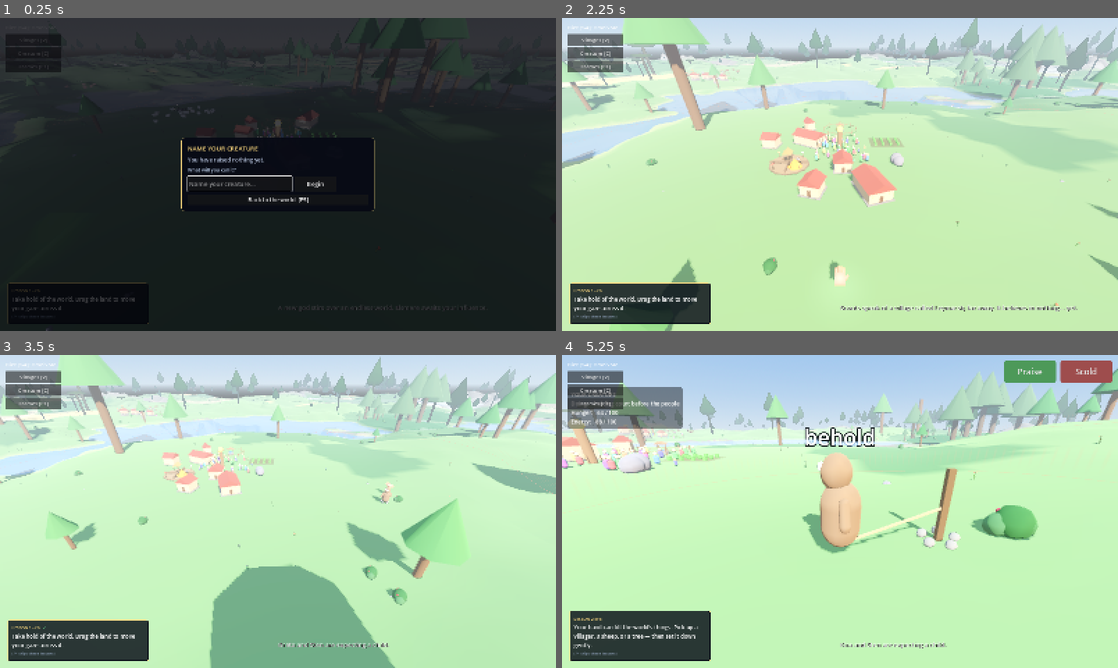
Above: before the commit, frames 1-4 (two rows, left to right).
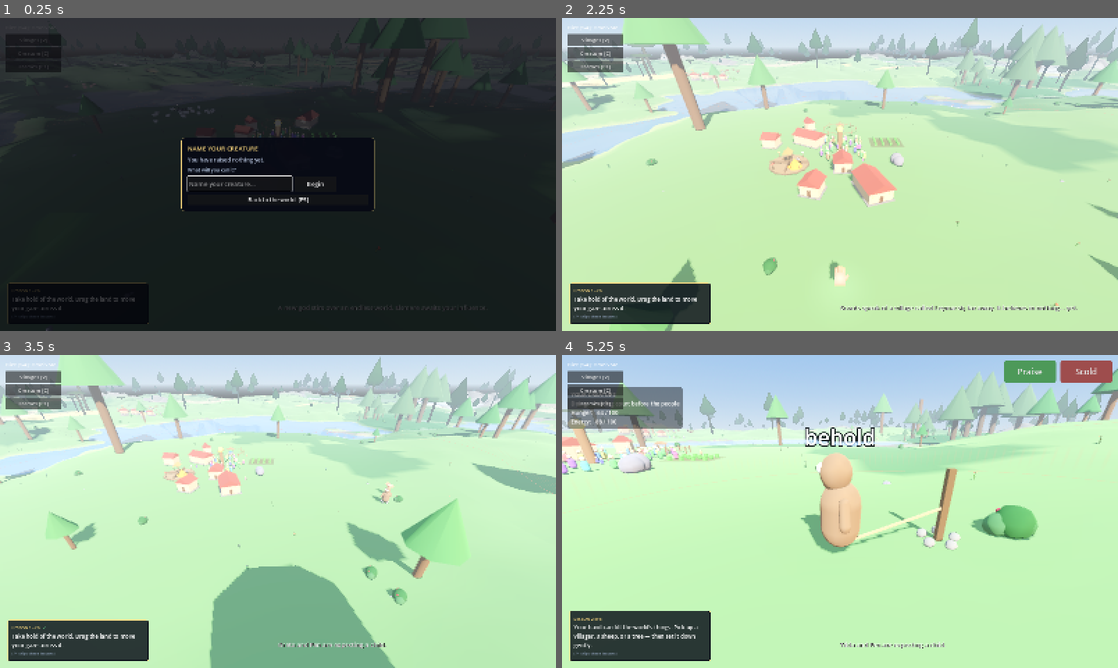
Above: after the commit, the same moments.

Repository: tjloman/tjloman
Game: Godot game, scene res://scenes/main.tscn
The game is run twice, just before and just after one commit, with the same random seed, the same clock (stepped at 60 frames per second) and the same inputs.
Inputs (mouse positions are in pixels of both pictures, inside the frame that each line leads up to):
- Up to frame 1 (0.25 s): no input
- Up to frame 2 (2.25 s): click (801, 183) at 0.52 s; type "Alex" at 0.6 s; click "Begin" at 1.25 s; click "Begin" at 2 s
- Up to frame 3 (3.5 s): tap Enter at 2.75 s; move the mouse to (400, 495) at 2.77 s; hold Right from 2.78 s (still down); hold S (cam_back) from 2.78 s (still down); click (400, 495) at 2.92 s
- Up to frame 4 (5.25 s): release Right at 3.5 s; release S (cam_back) at 3.5 s; drag from (728, 527) to (812, 574) at 3.52 s; click "Creature [C]" at 4.25 s; move the mouse to (895, 442) at 5.02 s; hold Right from 5.03 s (still down); hold A (cam_left) from 5.03 s (still down)

The runs differ from the first frame. In frame 1, less than 0.1% of the frame differs, in the area x 45-55%, y 35-39%; in frame 2, 0.4%; in frame 3, 0.4%; in frame 4, 1.0%, in the area x 0-70%, y 24-94%.

Commit message:
Found far villages over frames; a thermostat that lets 30fps be fine
The last two-second hang came while dragging the camera across the land,
on the frame "Scouts speak of a village called Thornbury": a village
over the horizon raised thirty-odd founders and up to twenty-four houses
in one frame, about four hundred nodes.

A village WorldGen founds out past the walkable ground now raises four
founders a frame and then one house a frame, held disabled until it is
whole so nobody runs before the charter has dealt the town its work. The
player's home and caravan colonies (founding > 0) are still raised whole
before their first frame. Founding one house is its own function, shared
by both paths.

The thermostat went HOT at 33 ms and eased off only under 16.5 ms. A
desktop in a town of five hundred sits at 15 to 25 fps whatever the
graphics do (the bill is villagers thinking), so it dropped to LOW within
seconds and, never reaching 60 fps, stayed there all session. WARM is
now 33 ms, HOT 50 ms, easing off under 24 ms, and a step down waits 6 s.

tools/thermostat.py pitches its sessions against the lines instead of
fixed milliseconds, and adds a town at 25 fps (ends WARM, not HOT) and a
device that recovers to 48 fps (eased back to EASY in 31 s).
tools/build_spot.py checks the staged founding. Both break-tested.

Co-Authored-By: Claude Opus 5.5 <noreply@anthropic.com>
Claude-Session: https://claude.ai/code/session_01NqBKfyc5c6bViy6kUi2S7P

Diff:
--- a/scripts/quality.gd
+++ b/scripts/quality.gd
@@ -27,26 +27,28 @@
 
 const SAVE_PATH := "user://quality.cfg"
 
-## Sustained frame times, in seconds. WARM is about 45fps, HOT about 30, and it
-## must fall back well under WARM before easing off again so the game does not
-## oscillate between two looks every few seconds.
-const FRAME_WARM := 0.022
-const FRAME_HOT := 0.033
-## AND IT MUST BE GENUINELY FINE BEFORE IT EASES OFF AGAIN.
-##
-## This was 0.019 — three milliseconds under the WARM line. That is not
-## hysteresis, it is a hair, and any machine sitting anywhere near 45fps drifts
-## straight through it: four seconds over, announce; four seconds under,
-## announce; forever. On a desktop that was perfectly healthy the world spent
-## the whole session breathing out and working hard by turns.
-##
-## Sixteen and a half milliseconds is sixty frames a second. If it is easing
-## off, it is because the device is actually keeping up.
-const FRAME_COOL := 0.0165
+## Sustained frame times, in seconds. WARM is 30fps and HOT 20.
+##
+## THEY WERE 45 AND 30, and a town of five hundred on a desktop sat at 15 to 25
+## frames whatever the graphics did — the bill in a town is the villagers'
+## thinking, not the drawing — so the world dropped to LOW within seconds of
+## arriving and bought almost nothing by it: "it still popped into low mode
+## quite easily." A game that holds thirty is a game that is working. The heat
+## is for a device that is actually sinking.
+const FRAME_WARM := 0.033
+const FRAME_HOT := 0.05
+## AND IT MUST BE GENUINELY FINE BEFORE IT EASES OFF AGAIN — well clear of WARM,
+## so the world does not breathe out and in again every few seconds.
+##
+## IT WAS SIXTY FRAMES A SECOND, which a machine that holds thirty in a town
+## never reaches: once turned down it stayed down for the rest of the session,
+## however well it was doing. Forty-two is comfortably under the thirty it takes
+## to turn it down again, and within reach of the device it is judging.
+const FRAME_COOL := 0.024
 ## How long a condition must hold before anything changes. A chunk streaming in,
 ## a scene reload or a tornado is a HITCH, not a hot phone, and must never be
 ## mistaken for one.
-const HEAT_HOLD := 4.0
+const HEAT_HOLD := 6.0
 ## AND EASING OFF IS SLOWER THAN CLAMPING DOWN, on purpose. Protecting the frame
 ## should be quick; believing the trouble has passed should take real evidence.
 const COOL_HOLD := 14.0
--- a/scripts/world/village.gd
+++ b/scripts/world/village.gd
@@ -151,6 +151,9 @@
 	House.Size.LONGHOUSE, House.Size.HOUSE, House.Size.HUT, House.Size.HOUSE,
 ]
 const FOUNDING_MOST := 24
+## How many founders a town founded over the horizon raises a frame. See
+## `_found_in_stages`.
+const FOUNDERS_A_FRAME := 4
 
 ## THE GENERATIONS A TOWN IS FOUNDED WITH.
 ##
@@ -368,14 +371,30 @@
 	farms.append(farm)
 
 	_build_influence_ring()
+	GameState.alignment_changed.connect(_on_alignment_changed)
+	# A TOWN FOUNDED OVER THE HORIZON IS FOUNDED A FEW AT A TIME. Thirty-odd
+	# people and twenty-odd houses in one frame is four hundred nodes, and the
+	# frame a new cell was reached — dragging the camera across the land — froze
+	# for two seconds while a village nobody could see yet was raised. See
+	# `_found_in_stages`. The player's own town is founded whole, before the
+	# first frame, as it always was — and so is a colony (`founding` set), which
+	# is raised in front of the player and handed its wagon's stock and its faith
+	# the moment it stands.
+	#
 	# PEOPLE, THEN ROOFS. The builder lays out within the town's reach, and the
 	# reach is worked out from how many people there are — so founding the
 	# houses first meant laying out a town of fifty inside the ring of a hamlet.
-	# _build_starting_houses hands out the beds when it is done.
-	_spawn_villagers(_founding_count())
-	_update_influence()
-	_build_starting_houses()
-	GameState.alignment_changed.connect(_on_alignment_changed)
+	if is_player_home or founding > 0:
+		_spawn_villagers(_founding_count())
+		_update_influence()
+		_build_starting_houses()
+		_open_for_business()
+	else:
+		_found_in_stages()
+
+
+## The town's business, once it has its people and its roofs.
+func _open_for_business() -> void:
 	# AND EVERYBODY IS PUT TO WORK BEFORE THE FIRST FRAME RUNS.
 	#
 	# Founded without this, fifty people with no job all ask the board what the
@@ -389,6 +408,42 @@
 	# If a saved game remembers a town that stood here, this IS that town —
 	# take back its name, its faith, its stocks and its people.
 	SaveGame.recall(self)
+
+
+## THE SAME FOUNDING, SPREAD OVER FRAMES: FOUNDERS_A_FRAME people a frame, then
+## a house a frame. THE TOWN IS HELD STILL UNTIL IT IS DONE — every villager is
+## put to work by the charter before any of them runs (see `_open_for_business`),
+## and a half-founded town has no charter yet — so it is switched off, and
+## switched back on the frame it is whole. It is a hundred metres out, past the
+## edge of the ground you can walk; nobody sees it standing still.
+func _found_in_stages() -> void:
+	var was := process_mode
+	process_mode = Node.PROCESS_MODE_DISABLED
+	var count := _founding_count()
+	for i in count:
+		_spawn_founder(i, count)
+		if i % FOUNDERS_A_FRAME == FOUNDERS_A_FRAME - 1:
+			await get_tree().process_frame
+			if not is_inside_tree():
+				return
+	_assign_housing()
+	_update_influence()
+	var world := get_tree().get_first_node_in_group("world_gen") as WorldGen
+	var beds_wanted := int(float(_founding_count()) * FOUNDING_HOUSED)
+	var beds := 0
+	var raised := 0
+	while beds < beds_wanted and raised < FOUNDING_MOST:
+		var got := _raise_founding_house(world, raised)
+		if got < 0:
+			break
+		beds += got
+		raised += 1
+		await get_tree().process_frame     # a house a frame
+		if not is_inside_tree():
+			return
+	_assign_housing()
+	_open_for_business()
+	process_mode = was
 
 
 func _build_totem() -> void:
@@ -674,28 +729,36 @@
 	var beds := 0
 	var raised := 0
 	while beds < beds_wanted and raised < FOUNDING_MOST:
-		# THE SAME RULE THE TOWN WILL USE FOREVER AFTER. A village founded by one
-		# set of rules and extended by another is a village with a seam in it,
-		# and the founding rings had exactly that seam: they packed tight and
-		# neat, and then the first thing anybody built went forty metres out.
-		var size: int = FOUNDING_SIZES[raised % FOUNDING_SIZES.size()]
-		var spot := find_build_spot(world, ROOM_ROUND_A_HOUSE
-			+ float(House.SPECS[size]["width"]))
-		if spot == Vector3.INF:
+		var got := _raise_founding_house(world, raised)
+		if got < 0:
 			break          # the ground round here will not take another one
-		var house := House.new()
-		house.size = size as House.Size
-		house.village = self
-		house.age = randf_range(5.0, 20.0)
-		house.position = to_local(spot)
-		# Face the totem — computed off-tree, so no look_at here.
-		house.basis = Basis.looking_at(
-			-Vector3(house.position.x, 0, house.position.z), Vector3.UP)
-		add_child(house)
-		houses.append(house)
-		beds += int(House.SPECS[size]["capacity"])
+		beds += got
 		raised += 1
 	_assign_housing()
+
+
+## ONE FOUNDING HOUSE: the beds it adds, or -1 when there is nowhere left.
+## THE SAME RULE THE TOWN WILL USE FOREVER AFTER. A village founded by one set of
+## rules and extended by another is a village with a seam in it, and the
+## founding rings had exactly that seam: they packed tight and neat, and then
+## the first thing anybody built went forty metres out.
+func _raise_founding_house(world: WorldGen, raised: int) -> int:
+	var size: int = FOUNDING_SIZES[raised % FOUNDING_SIZES.size()]
+	var spot := find_build_spot(world, ROOM_ROUND_A_HOUSE
+		+ float(House.SPECS[size]["width"]))
+	if spot == Vector3.INF:
+		return -1
+	var house := House.new()
+	house.size = size as House.Size
+	house.village = self
+	house.age = randf_range(5.0, 20.0)
+	house.position = to_local(spot)
+	# Face the totem — computed off-tree, so no look_at here.
+	house.basis = Basis.looking_at(
+		-Vector3(house.position.x, 0, house.position.z), Vector3.UP)
+	add_child(house)
+	houses.append(house)
+	return int(House.SPECS[size]["capacity"])
 
 
 
@@ -788,16 +851,20 @@
 
 func _spawn_villagers(count: int) -> void:
 	for i in count:
-		var v := _make_villager(_founding_age(i, count))
-		# NOBODY DIES ON THE FIRST MORNING. A lifespan is rolled between sixty
-		# and eighty-five without reference to the age it is handed, so a
-		# seventy-year-old founder had a fair chance of being born already past
-		# their own end.
-		v.lifespan = maxf(v.lifespan, v.age + randf_range(5.0, 22.0))
-		var spot := _grounded(Vector3(randf_range(-5, 5), 0, randf_range(-5, 5)), 0.5)
-		v.position = spot + Vector3(0, 0.6, 0)
-		add_child(v)
+		_spawn_founder(i, count)
 	_assign_housing()
+
+
+func _spawn_founder(i: int, count: int) -> void:
+	var v := _make_villager(_founding_age(i, count))
+	# NOBODY DIES ON THE FIRST MORNING. A lifespan is rolled between sixty
+	# and eighty-five without reference to the age it is handed, so a
+	# seventy-year-old founder had a fair chance of being born already past
+	# their own end.
+	v.lifespan = maxf(v.lifespan, v.age + randf_range(5.0, 22.0))
+	var spot := _grounded(Vector3(randf_range(-5, 5), 0, randf_range(-5, 5)), 0.5)
+	v.position = spot + Vector3(0, 0.6, 0)
+	add_child(v)
 
 
 ## THE AGE OF THE i-TH FOUNDING SOUL: the generations first, oldest rung last,
Not shown, changed: tools/build_spot.py
Not shown, changed: tools/thermostat.py
